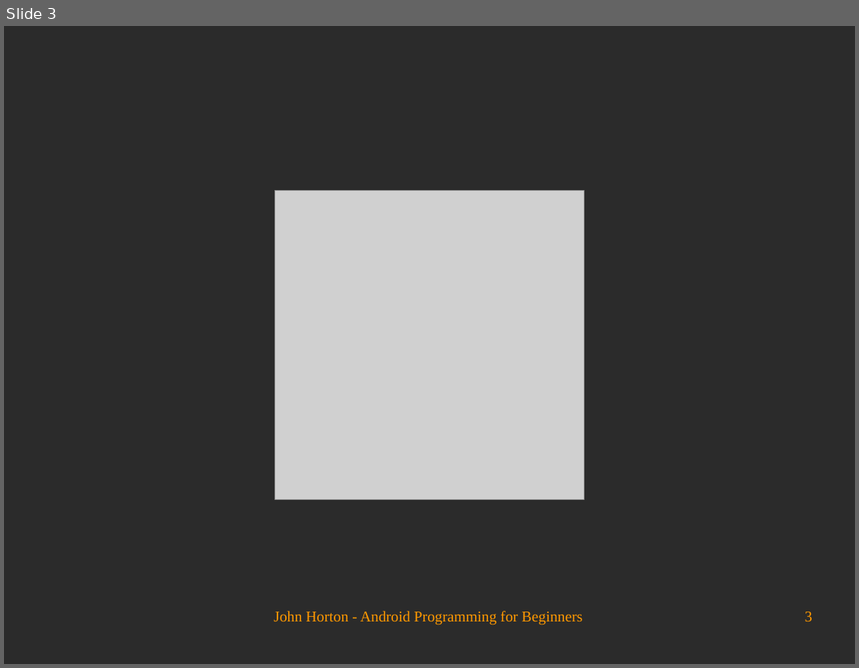
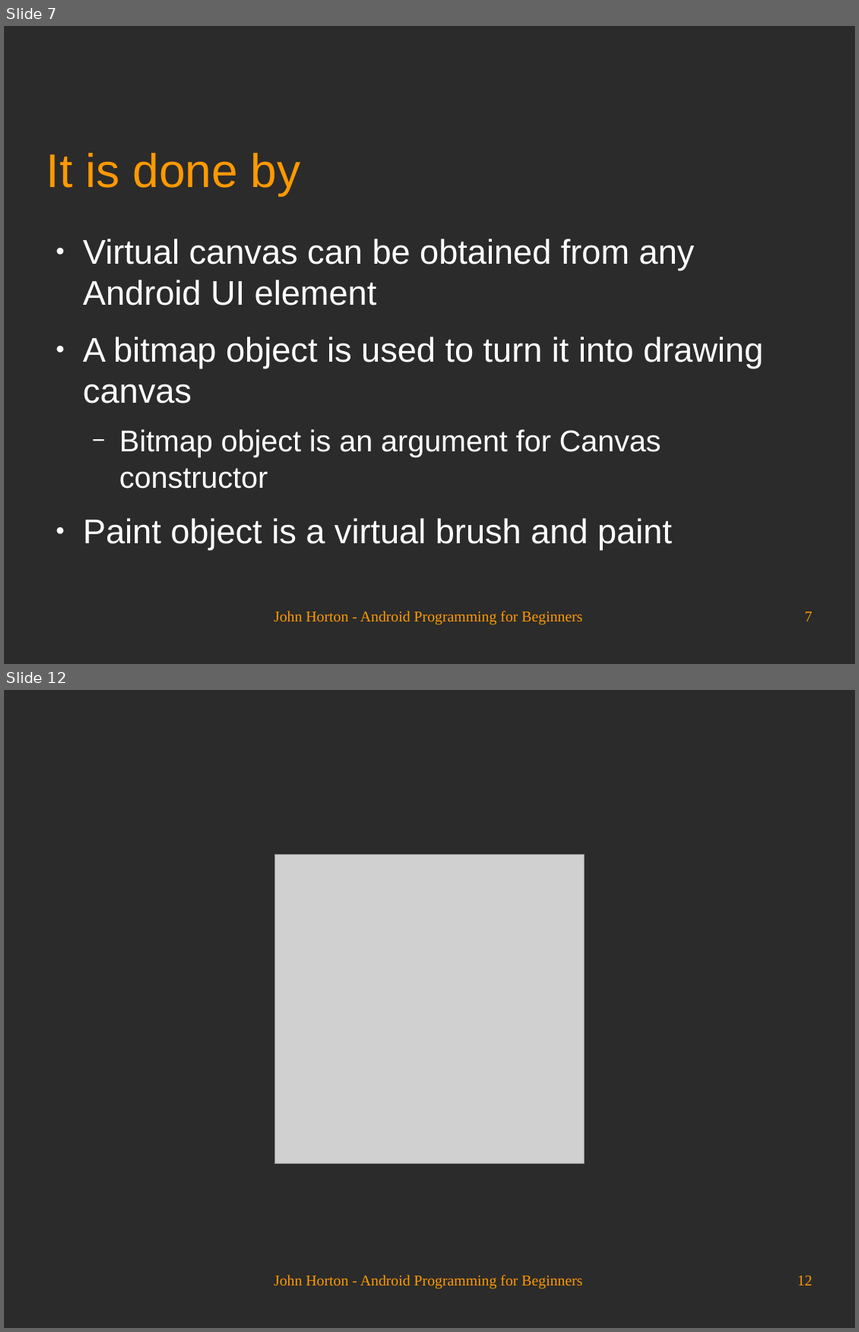
Before and after one commit to Academy-Soft-Intellect/Android-Programming-for-Beginners, a slide deck: 28_Threads_Touches_Drawing_and_a_Simple_Game.odp. Shown one above the other, each under a label of ours: slide 3 before the commit, slides 7 and 12 after it; the slides between them are not shown. The pictures are 859x668 and 859x1332 pixels, drawn with LibreOffice and Linux fonts; fonts in the diff are those of the drawing; grey boxes stand for pictures; background and template pictures are left out; a plain dark background stands for a picture behind light text. Boxes give left, top, right and bottom in pixels: in the first picture for what was removed or moved away, otherwise in the second. Text is boxed around its words. In the diff, an @@ line names an element or a change of style, - is before the commit and + after.

```diff
--- a/28_Threads_Touches_Drawing_and_a_Simple_Game.odp
+++ b/28_Threads_Touches_Drawing_and_a_Simple_Game.odp
@@ slide 7 added at [4, 26, 855, 664], background picture (left out) @@
@@ title added at [47, 153, 301, 195], 44 pt, text #FF9900 @@
+It is done by
@@ text added at [83, 239, 763, 550], 32 pt, text #FFFFFF @@
+● Virtual canvas can be obtained from any Android UI element
+● A bitmap object is used to turn it into drawing canvas
+  − Bitmap object is an argument for Canvas constructor
+● Paint object is a virtual brush and paint
@@ text added at [274, 611, 582, 626], 14 pt, text #FF9900 @@
+John Horton - Android Programming for Beginners
@@ page number added at [805, 612, 813, 622], 14 pt, text #FF9900 @@
+7
@@ what was slide 3 is now slide 12 @@
@@ page number at [797, 1276, 813, 1286]: text changed @@
-3
+12
```
Also in this commit, not shown: 2 slides changed, 8 other slides added.
